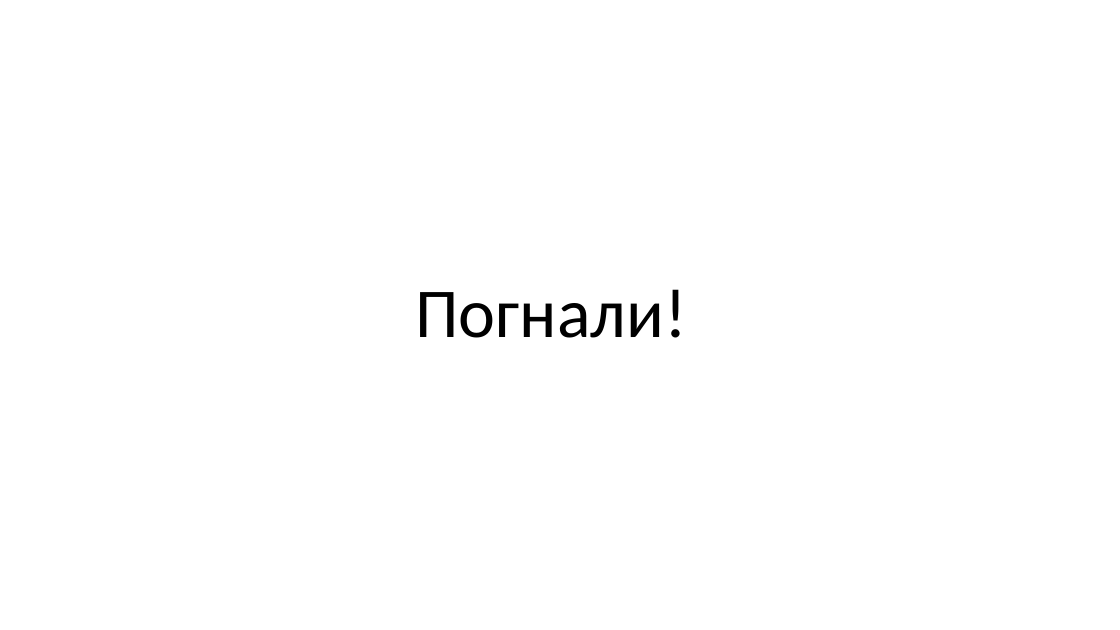
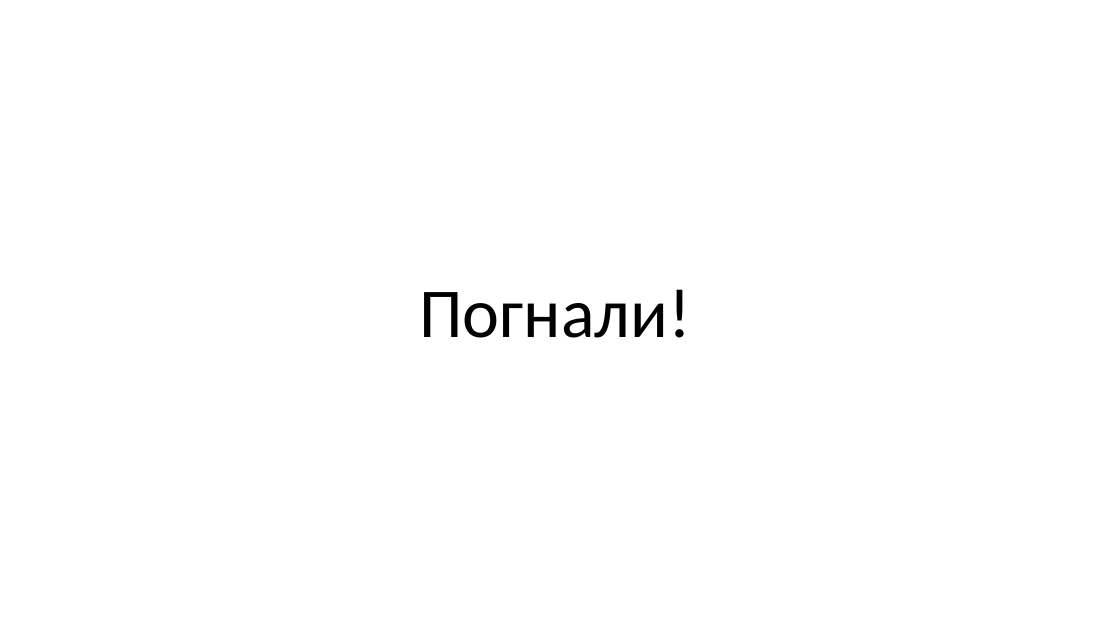
Before and after one commit to KOPTE3/modern-es, a slide deck: slide 7 of Modern ES.pptx. Drawn at 1120x630 pixels with LibreOffice and Linux fonts; fonts in the diff are those of the drawing. Boxes give left, top, right and bottom in pixels: in the first picture for what was removed or moved away, otherwise in the second. Text is boxed around its words. In the diff, an @@ line names an element or a change of style, - is before the commit and + after.

```diff
--- a/Modern ES.pptx
+++ b/Modern ES.pptx
@@ title "Погнали!": place and size @@
-title "Погнали!" at (415, 289, 687, 338)
+title "Погнали!" at (419, 289, 691, 338)
```
Also in this commit, not shown: 5 other slides changed, 22 slides added, 1 slide removed.
